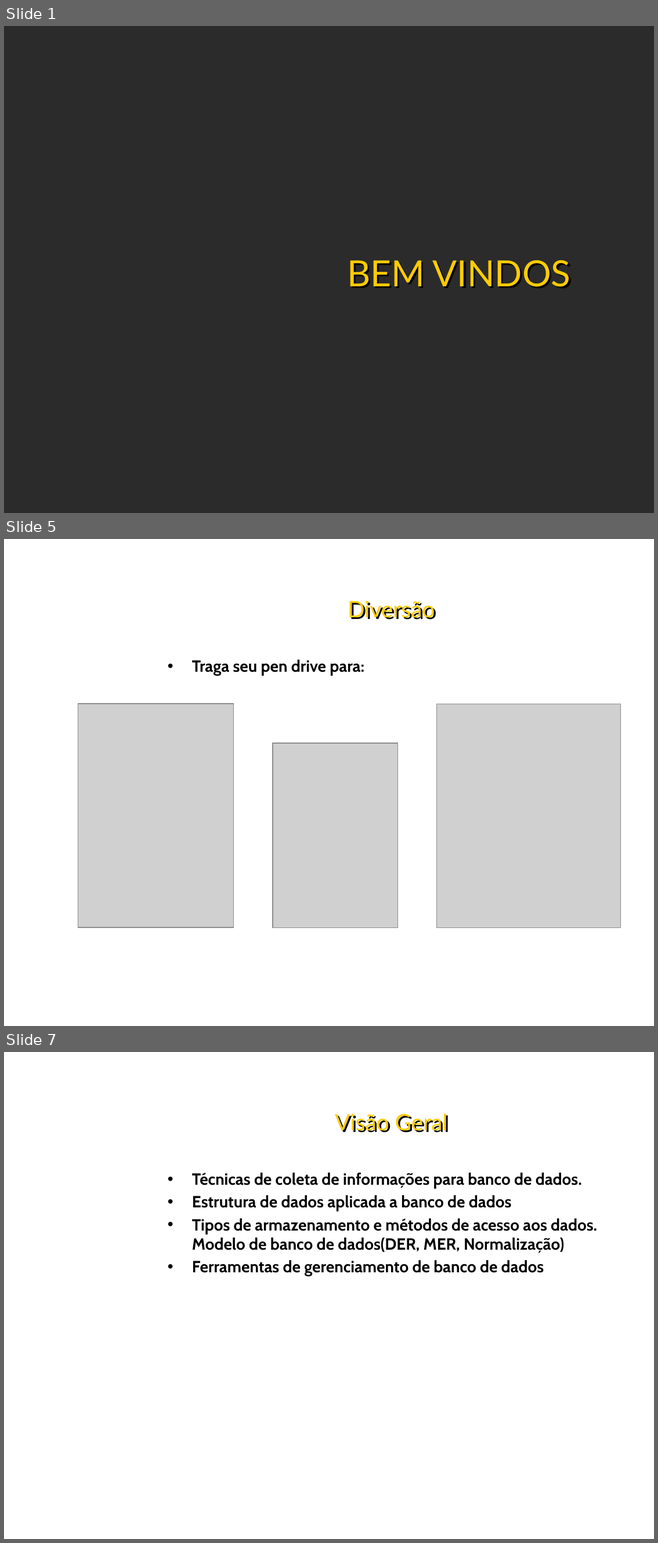
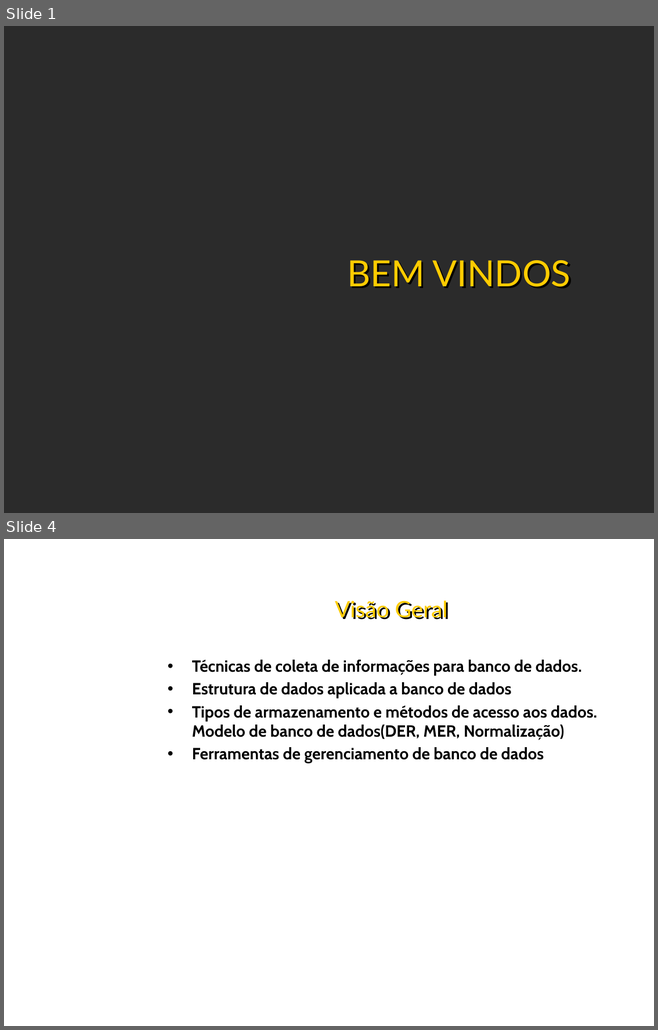
Before and after one commit to gitandreihirata/Aula-Banco-de-Dados, a slide deck: Banco de Dados.pptx. Shown one above the other, each under a label of ours: slides 1, 5 and 7 before the commit, slides 1 and 4 after it; the slides between them are not shown. The pictures are 658x1543 and 658x1030 pixels, drawn with LibreOffice and Linux fonts; fonts in the diff are those of the drawing; grey boxes stand for pictures; background and template pictures are left out; a plain dark background stands for a picture behind light text. Boxes give left, top, right and bottom in pixels: in the first picture for what was removed or moved away, otherwise in the second. Text is boxed around its words. In the diff, an @@ line names an element or a change of style, - is before the commit and + after.

Commit message:
Melhorado e  Arquivo para Analisar
Melhorado

```diff
--- a/Banco de Dados.pptx
+++ b/Banco de Dados.pptx
@@ slide 5 removed at [4,539,654,1026], background picture (left out) @@
@@ title removed at [347,600,435,620] @@
-Diversão
@@ text removed at [192,660,364,676] @@
-• Traga seu pen drive para:
@@ picture removed at [78,704,233,928] @@
@@ picture removed at [436,704,620,928] @@
@@ picture removed at [273,743,398,928] @@
@@ what was slide 7 is now slide 4 @@
```
Also in this commit, not shown: 2 slides changed, 2 other slides removed, 9 other files.
